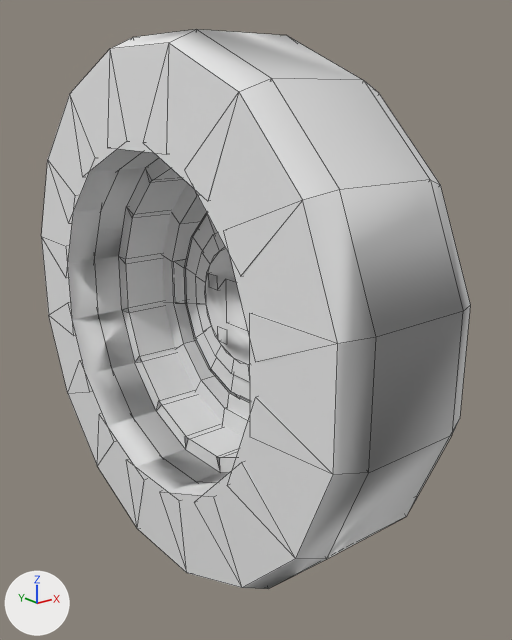
The OBJ model mccore/src/main/resources/assets/ivv/objmodels/parts/bigtirerace.obj as it was, and as the next commit left it.
Both versions are drawn from a 50 mm camera at (-0.766, -1.089, 0.398) aimed at (0.061, -0.055, -0.016). The axes (+X, +Y, +Z) are drawn at lower left. The lights are the same throughout. Mesh edges are drawn as thin lines. Where no turn or scale is listed for an object, it has been applied to the vertices.

Objects in the first picture: 'rim', 'tire'.
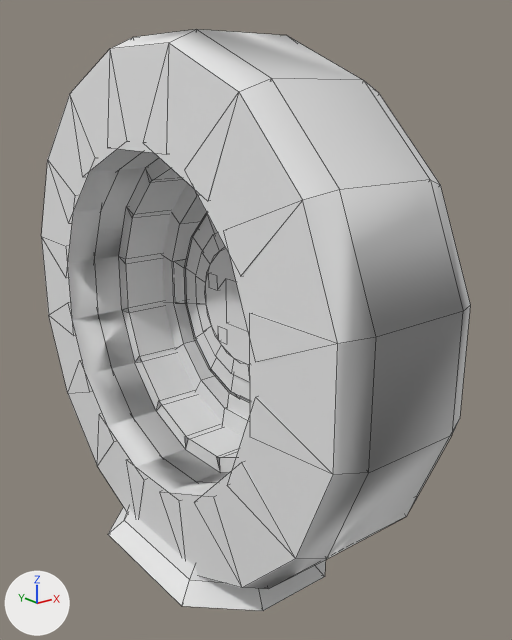
What differs and where, as boxes [x1, y1, x2, y2] in the pictures (512 x 640 px):
'flat', added: after [108, 507, 326, 611]

The change in detail:
Material 'm_1d458b9e-e5d0-72b7-b3ba-fa26a31e8501' (mat_m_1d458b9e_e5d0_72b7_b3ba_fa26a31e8501) is new.
Its base color is (0.8, 0.8, 0.8) (white #e7e7e7).
Its roughness is 1.0.
Mesh me_flat is new.
It has 26 vertices, 32 faces and spans x -0.188..0.188, y -0.25..0.25, z -0.5..-0.437.
It uses material mat_m_1d458b9e_e5d0_72b7_b3ba_fa26a31e8501 (white #e7e7e7).
Object 'flat' (ob_flat) is new; it shows me_flat.
Its location is (0.0, 0.0, 0.0).
